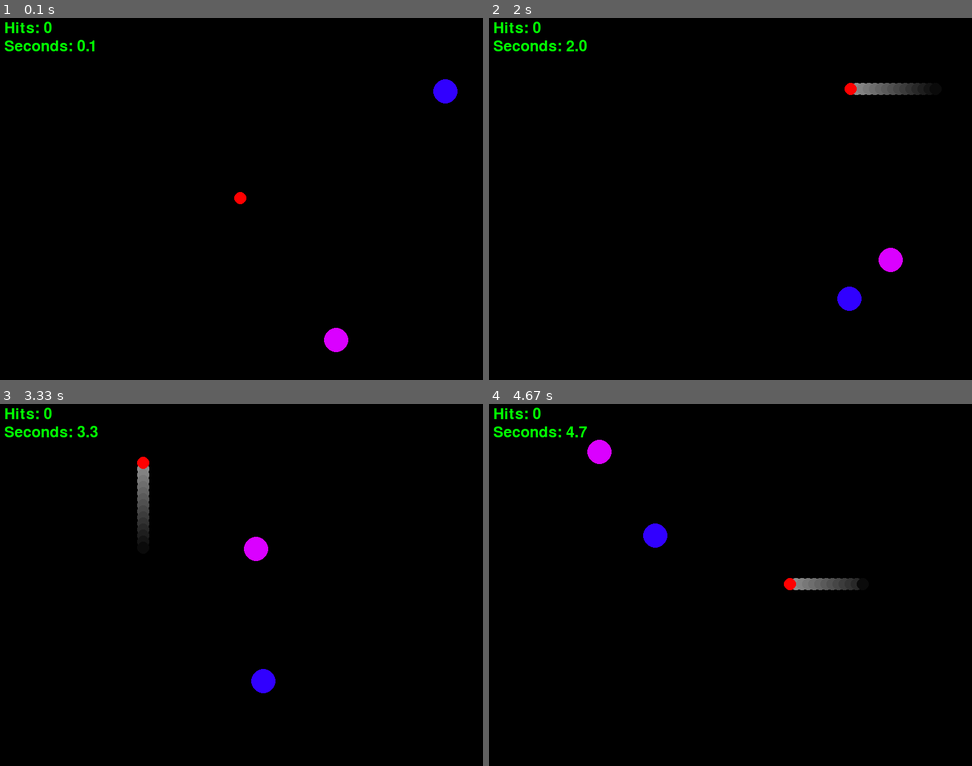
Above: before the commit, frames 1-4 (two rows, left to right).
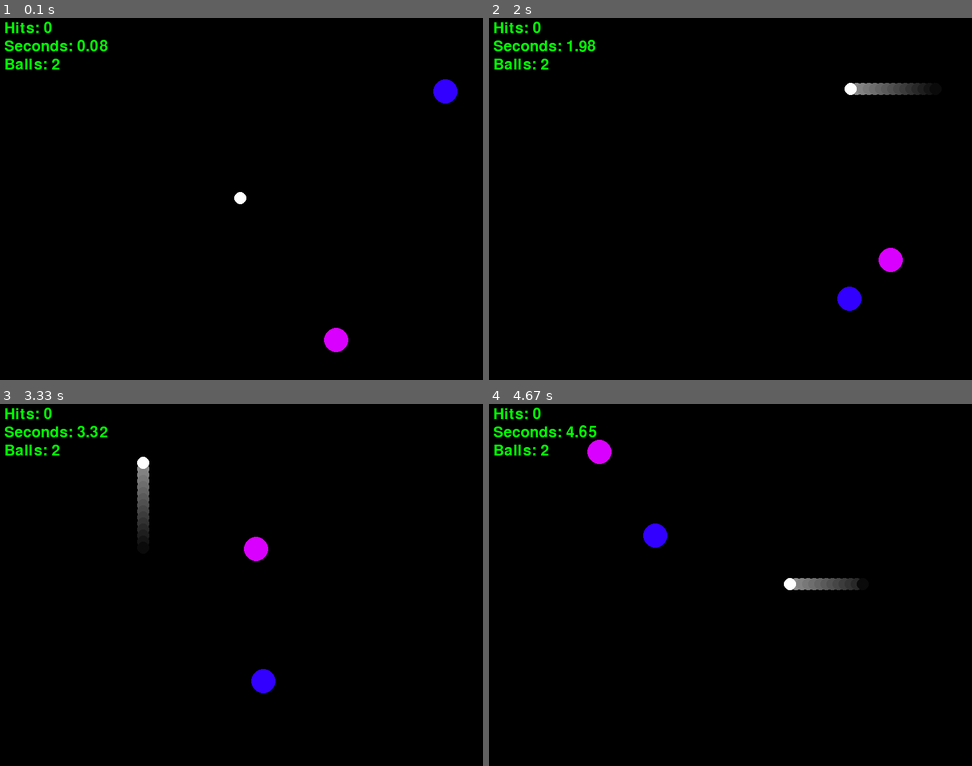
Above: after the commit, the same moments.

Repository: KarinaJadia/Other-Projects
Game: pygame game, started from dodgeball.py
The game is run twice, just before and just after one commit, with the same random seed, the same clock (stepped at 60 frames per second) and the same inputs.
Inputs:
- Up to frame 1 (0.1 s): type "2 (at the terminal prompt)" at 0 s
- Up to frame 2 (2 s): hold Right 0.33-0.8 s; hold Up 0.83-1.13 s; hold Right 1.17-1.63 s; hold Left from 1.67 s (still down)
- Up to frame 3 (3.33 s): release Left at 2.2 s; hold Down 2.23-2.53 s; hold Left 2.57-2.97 s; hold Up from 3 s (still down)
- Up to frame 4 (4.67 s): release Up at 3.37 s; hold Right 3.4-4.03 s; hold Down 4.07-4.43 s; hold Left from 4.47 s (still down)

The runs differ from the first frame. In frame 1, 0.3% of the frame differs, in the area x 1-52%, y 6-52%; in frame 2, 0.3%, in the area x 1-77%, y 6-22%; in frame 3, 0.3%; in frame 4, 0.3%.

Commit message:
adds balls every specified amount of seconds

Diff:
--- a/dodgeball.py
+++ b/dodgeball.py
@@ -9,9 +9,11 @@
 FPS = 60
 BLINK_TIME = 50 # how long the ball blinks for when hit
 MAX_HITS = 100
+NEW_BALL_AT = 30 # after how many seconds is a new ball added
 
 print('\nwelcome to dodgeball! use the arrow keys or WASD to avoid the balls')
 print(f'the more balls you hit, the larger you get. if you get hit {MAX_HITS} times, game over!')
+print(f'every {NEW_BALL_AT} seconds, another ball will be added')
 amount = int(input('\nhow many balls: '))
 
 pygame.init()
@@ -48,6 +50,7 @@
     balls.append(ball)
 
 start = time.time()
+last_add = start
 # main game
 while True:
     for event in pygame.event.get():
@@ -112,13 +115,31 @@
     # score and timer text
     text = font.render(f'Hits: {user_ball["hits"]}', True, "green", "black")
     timetaken = time.time() - start
-    timer = font.render(f'Seconds: {timetaken:.1f}', True, "green", "black")
+    timer = font.render(f'Seconds: {timetaken:.2f}', True, "green", "black")
+    ballscounter = font.render(f'Balls: {len(balls)}', True, "green", "black")
     textRect = text.get_rect()
     timerRect = text.get_rect()
+    ballRect = text.get_rect()
     textRect.center = (50, 20)
     timerRect.center = (50, 50)
+    ballRect.center = (50, 80)
     screen.blit(text, textRect)
     screen.blit(timer, timerRect)
+    screen.blit(ballscounter, ballRect)
+
+    # adds a ball after a specified amount of seconds
+    current_time = time.time()
+    elapsed = current_time - last_add
+    if elapsed > NEW_BALL_AT:
+        ball = {
+            "x": random.randint(BALL_RADIUS, WIDTH - BALL_RADIUS),
+            "y": random.randint(BALL_RADIUS, HEIGHT - BALL_RADIUS),
+            "color": (random.randint(0, 255), 0, 255),
+            "speed": [random.randint(1,5), random.randint(1,5)],
+            "hit": 0
+        }
+        balls.append(ball)
+        last_add = current_time
 
     # when the user loses
     if user_ball["hits"] == MAX_HITS:
@@ -133,9 +154,6 @@
     for i in range(len(trail)):
         pygame.draw.circle(screen, (150-i*10, 150-i*10, 150-i*10), (trail[i]), trail_radius[i])
 
-    # user's ball
-    pygame.draw.circle(screen, "red", (user_ball["x"], user_ball["y"]), user_ball["radius"])
-
     blink = ['1','2','3','4','5','6']
     # makes the dodgeballs
     for ball in balls:
@@ -146,5 +164,8 @@
         else:
             pygame.draw.circle(screen, ball["color"], (int(ball["x"]), int(ball["y"])), BALL_RADIUS)
 
+    # user's ball
+    pygame.draw.circle(screen, "white", (user_ball["x"], user_ball["y"]), user_ball["radius"])
+
     pygame.display.update()
     clock.tick(FPS)
